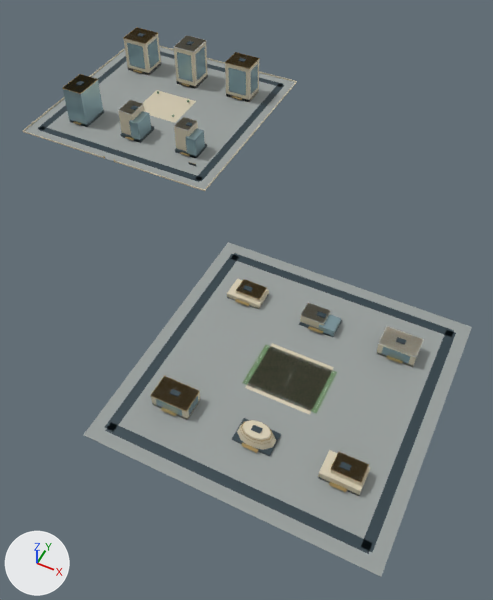
The glTF model web/public/assets/3d/ampliworld/GC-CITY-2030/GC-TILE-15-07.glb: old version first, new version second.
Camera for both pictures: a 50 mm lens placed at (5371.0, 7356.0, 649.0), pointed at (5087.0, 7924.0, -61.0). The axes (+X, +Y, +Z) are drawn at lower left. The lights are the same throughout. The picture after the commit comes second. Where no turn or scale is listed for an object, it has been applied to the vertices. Vertices at exactly the same position are counted once.

The first picture shows 'GC-TILE-15-07-dark', 'GC-TILE-15-07-field', 'GC-TILE-15-07-glass', 'GC-TILE-15-07-gold', 'GC-TILE-15-07-ivory', 'GC-TILE-15-07-paving', 'GC-TILE-15-07-white'.
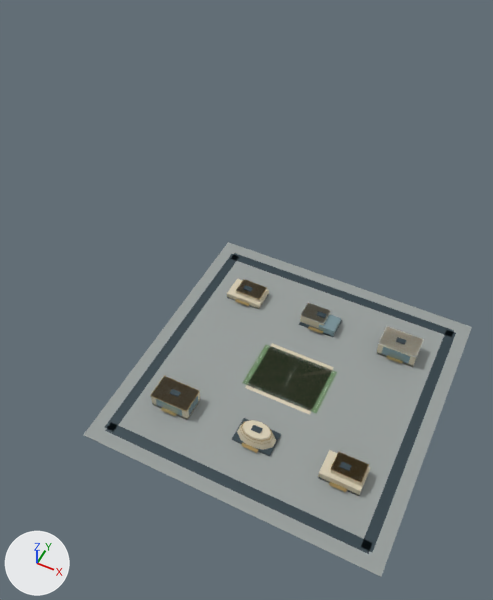
Location of each change, [x1, y1, x2, y2] in pixels of the pictures (493 x 600 px):
'GC-TILE-15-07-paving', reshaped (13% narrower, 37% shorter)
    before: [25, 47, 472, 577]
    after: [84, 242, 472, 577]
'GC-TILE-15-07-dark', reshaped (16% narrower, 42% shorter)
    before: [37, 33, 456, 554]
    after: [105, 253, 456, 554]
'GC-TILE-15-07-ivory', reshaped (32% narrower, 53% shorter)
    before: [22, 30, 422, 495]
    after: [151, 279, 422, 495]
'GC-TILE-15-07-glass', reshaped (26% narrower, 73% shorter)
    before: [63, 38, 420, 416]
    after: [156, 314, 420, 416]
'GC-TILE-15-07-gold', reshaped (26% narrower, 54% shorter)
    before: [62, 27, 403, 492]
    after: [150, 279, 403, 492]
'GC-TILE-15-07-white', reshaped (42% narrower, 71% shorter)
    before: [118, 35, 424, 411]
    after: [246, 302, 424, 411]
part 1 of me_mesh_0, deleted
    before: [25, 47, 295, 190]
part 2 of me_mesh_1, deleted
    before: [37, 33, 284, 182]
part 3 of me_mesh_2, deleted
    before: [22, 30, 297, 191]
part 4 of me_mesh_5, deleted
    before: [62, 27, 260, 164]
part 5 of me_mesh_6, deleted
    before: [63, 38, 258, 158]
part 6 of me_mesh_7, deleted
    before: [175, 35, 204, 52]
part 7 of me_mesh_7, deleted
    before: [118, 100, 143, 115]

What changed in the scene script:
```text
Change me_mesh_0:
    used by ob_gc_tile_15_07_paving; location = (0.0, 0.0, 0.0)
    remove me_mesh_0.from_pydata(...)  # 16 vertices, 24 faces; spans x 4621.0..5379.0, y 7621.0..8379.0, z 0.0
    add me_mesh_0.from_pydata(...)  # 8 vertices, 12 faces; spans x 5041.0..5379.0, y 7621.0..7959.0, z 0.0
    me_mesh_0 part 1: the loose piece of 8 vertices spanning x 4621.0..4959.0, y 8041.0..8379.0, z 0.0 is deleted
Change me_mesh_1:
    used by ob_gc_tile_15_07_dark; location = (0.0, 0.0, 0.0)
    remove me_mesh_1.from_pydata(...)  # 264 vertices, 396 faces; spans x 4636.0..5364.0, y 7636.0..8364.0, z 0.0..71.0
    add me_mesh_1.from_pydata(...)  # 128 vertices, 192 faces; spans x 5056.0..5364.0, y 7636.0..7944.0, z 0.0..21.0
    me_mesh_1 part 2: 17 loose pieces with 136 vertices, spanning x 4636.0..4944.0, y 8056.0..8364.0, z 0.0..71.0, are deleted
Change me_mesh_2:
    used by ob_gc_tile_15_07_ivory; location = (0.0, 0.0, 0.0)
    remove me_mesh_2.from_pydata(...)  # 174 vertices, 268 faces; spans x 4620.0..5332.0, y 7688.0..8380.0, z 0.0..70.0
    add me_mesh_2.from_pydata(...)  # 86 vertices, 136 faces; spans x 5088.0..5332.0, y 7688.0..7896.0, z 0.0..20.0
    me_mesh_2 part 3: 11 loose pieces with 88 vertices, spanning x 4620.0..4960.0, y 8040.0..8380.0, z 0.0..70.0, are deleted
Change me_mesh_5:
    used by ob_gc_tile_15_07_gold; location = (0.0, 0.0, 0.0)
    remove me_mesh_5.from_pydata(...)  # 306 vertices, 480 faces; spans x 4667.0..5331.0, y 7684.0..8324.0, z 0.0..63.0
    add me_mesh_5.from_pydata(...)  # 138 vertices, 228 faces; spans x 5087.0..5331.0, y 7684.0..7895.0, z 4.0..19.0
    me_mesh_5 part 4: 21 loose pieces with 168 vertices, spanning x 4667.0..4919.0, y 8040.0..8324.0, z 0.0..63.0, are deleted
Change me_mesh_6:
    used by ob_gc_tile_15_07_glass; location = (0.0, 0.0, 0.0)
    remove me_mesh_6.from_pydata(...)  # 224 vertices, 336 faces; spans x 4668.0..5333.0, y 7687.0..8324.0, z 0.0..63.0
    add me_mesh_6.from_pydata(...)  # 72 vertices, 108 faces; spans x 5087.0..5333.0, y 7687.0..7897.0, z 0.0..18.0
    me_mesh_6 part 5: 19 loose pieces with 152 vertices, spanning x 4668.0..4912.0, y 8098.0..8324.0, z 0.0..63.0, are deleted
Change me_mesh_7:
    used by ob_gc_tile_15_07_white; location = (0.0, 0.0, 0.0)
    remove me_mesh_7.from_pydata(...)  # 128 vertices, 192 faces; spans x 4770.0..5333.0, y 7761.0..8325.0, z 0.0..70.0
    add me_mesh_7.from_pydata(...)  # 104 vertices, 156 faces; spans x 5166.0..5333.0, y 7761.0..7897.0, z 0.0..20.0
    me_mesh_7 part 6: the loose piece of 8 vertices spanning x 4770.0..4810.0, y 8279.0..8325.0, z 69.0..70.0 is deleted
    me_mesh_7 part 7: the loose piece of 8 vertices spanning x 4771.0..4796.0, y 8105.0..8139.0, z 46.0 is deleted
    other edits to the shape of me_mesh_7 do not show in these pictures
```
